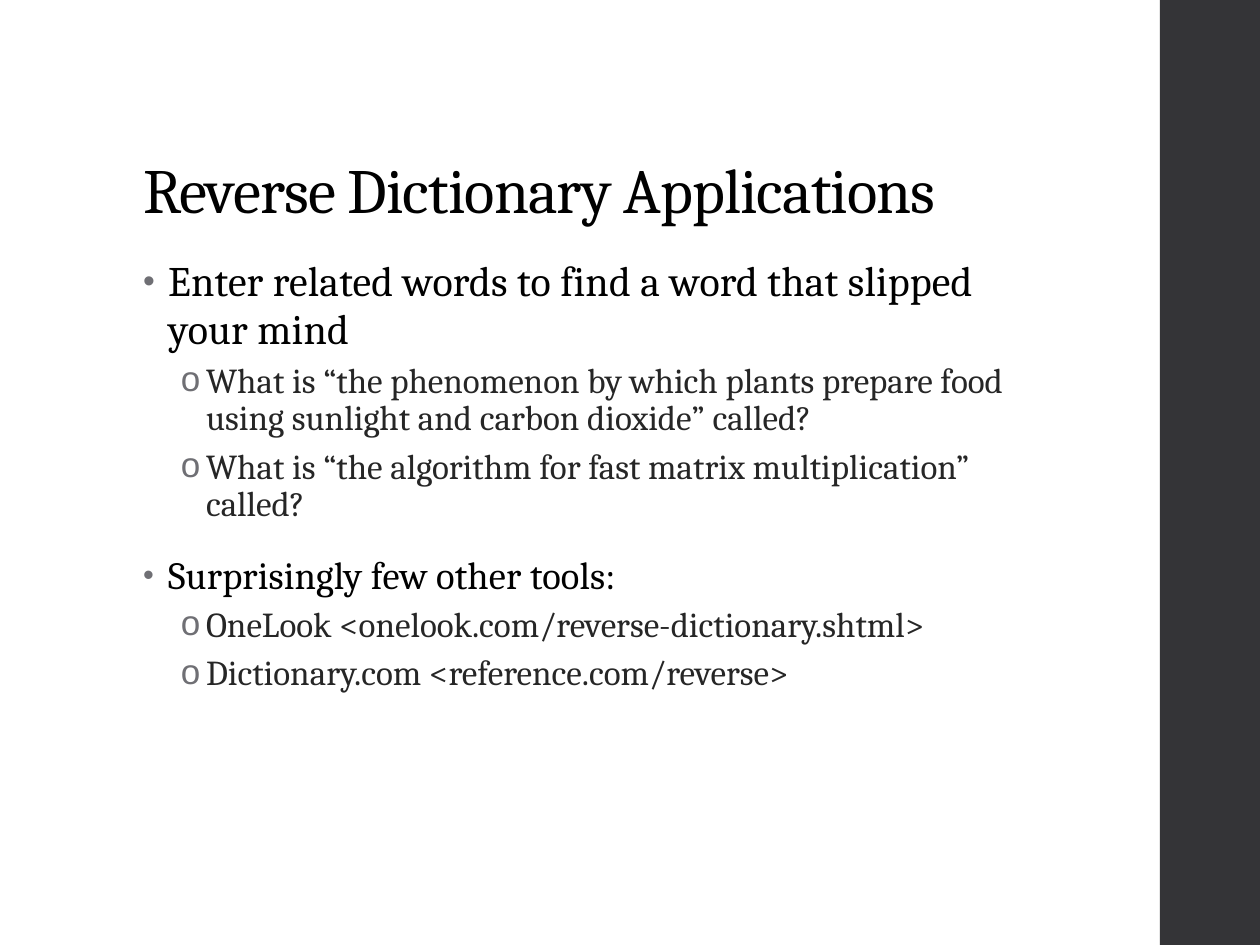
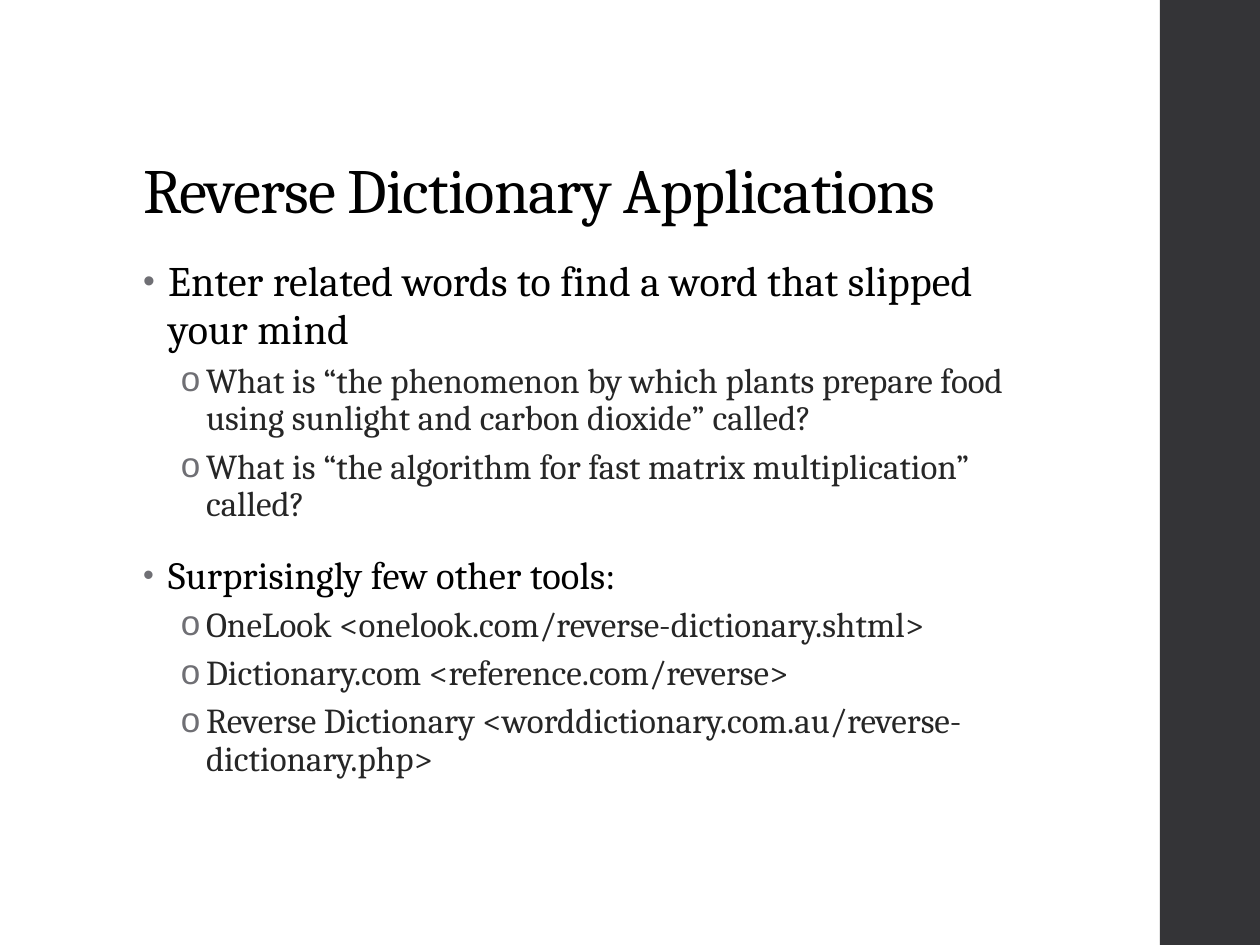
Before and after one commit to gthandavam/SunyVisD, a slide deck: slide 9 of final/doc/presentation.pptx. Drawn at 1260x945 pixels with LibreOffice and Linux fonts; fonts in the diff are those of the drawing. Boxes give left, top, right and bottom in pixels: in the first picture for what was removed or moved away, otherwise in the second. Text is boxed around its words. In the diff, an @@ line names an element or a change of style, - is before the commit and + after.

Commit message:
Added another reverse dictionary.

```diff
--- a/final/doc/presentation.pptx
+++ b/final/doc/presentation.pptx
@@ text at [206, 708, 962, 779]: paragraph added @@
+  o Reverse Dictionary <worddictionary.com.au/reverse-dictionary.php>
```
Also in this commit, not shown: 1 other file.
